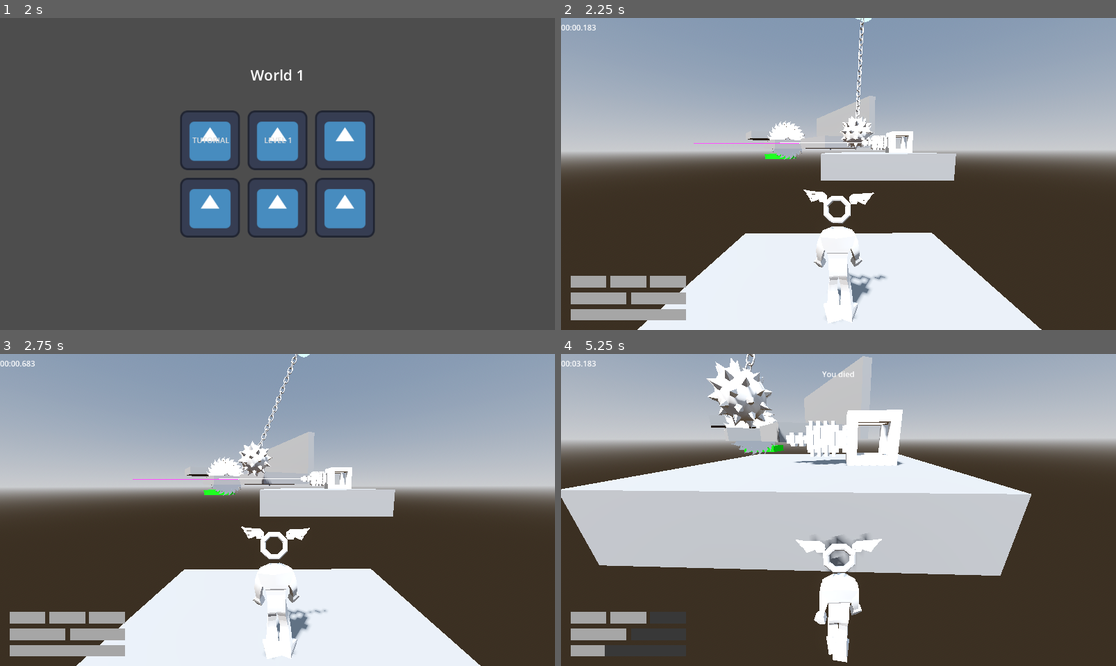
Above: before the commit, frames 1-4 (two rows, left to right).
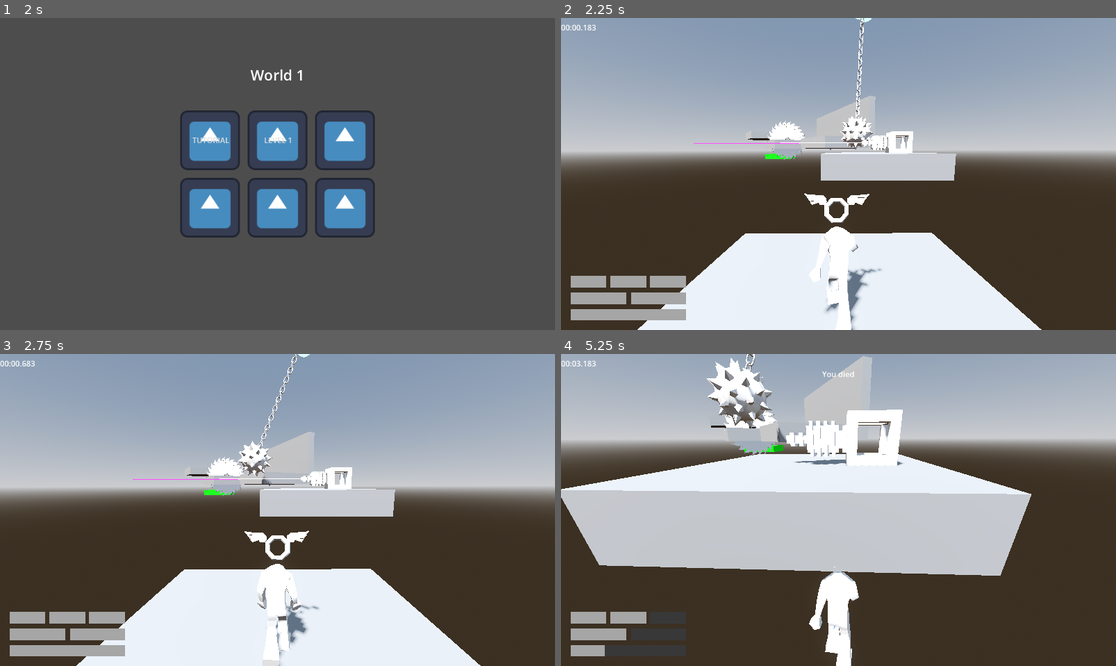
Above: after the commit, the same moments.

Repository: jpvds1/DDJD
Game: Godot game, scene res://scenes/game_controller.tscn
The game is run twice, just before and just after one commit, with the same random seed, the same clock (stepped at 60 frames per second) and the same inputs. The engine's default icon, where the game draws it, is replaced by a stand-in: a white triangle on a blue panel in a dark square.
Inputs (mouse positions are in pixels of both pictures, inside the frame that each line leads up to):
- Up to frame 1 (2 s): click "Continue as Guest" at 0.5 s; click "Play" at 1.25 s
- Up to frame 2 (2.25 s): click "LEVEL 1" at 2 s
- Up to frame 3 (2.75 s): no input
- Up to frame 4 (5.25 s): move the mouse to (866, 510) at 2.77 s; hold Shift (sprint) 2.78-3.53 s; hold W (move_forwards) from 2.78 s (still down); tap Space (jump) at 3.02, 3.05, 3.32, 3.6, 3.77, 4.07, 4.55 s; move the mouse to (810, 510) at 3.52 s; tap Shift (sprint) at 3.8, 5.1 s; move the mouse to (849, 503) at 4.27 s; tap Q (dash) at 4.35 s; move the mouse to (832, 516) at 5.02 s

Frame 1 is identical in both runs. In frame 2, 1.0% of the frame differs, in the area x 43-59%, y 55-100%; in frame 3, 1.1%; in frame 4, 1.4%, in the area x 42-58%, y 57-100%.

Commit message:
feat(player): start designing the animation tree

Diff:
--- a/platformer-game/scenes/player/capsule_character.tscn
+++ b/platformer-game/scenes/player/capsule_character.tscn
@@ -9,6 +9,35 @@
 [ext_resource type="AnimationLibrary" uid="uid://bv5rxn1v0rm0u" path="res://assets/models/player/player_jump.glb" id="5_j3xf5"]
 [ext_resource type="AnimationLibrary" uid="uid://d0pl7dnrguu8o" path="res://assets/models/player/player_walk.glb" id="6_j3xf5"]
 
+[sub_resource type="AnimationNodeBlend3" id="AnimationNodeBlend3_y10x5"]
+
+[sub_resource type="AnimationNodeAnimation" id="AnimationNodeAnimation_d66dr"]
+animation = &"player_idle/idle"
+
+[sub_resource type="AnimationNodeAnimation" id="AnimationNodeAnimation_jhmas"]
+animation = &"player_jump/jump"
+
+[sub_resource type="AnimationNodeAnimation" id="AnimationNodeAnimation_1rnx0"]
+animation = &"player_sprint/sprint"
+
+[sub_resource type="AnimationNodeAnimation" id="AnimationNodeAnimation_1bcb6"]
+animation = &"player_walk/walk"
+
+[sub_resource type="AnimationNodeBlendTree" id="AnimationNodeBlendTree_c45w8"]
+graph_offset = Vector2(102.26117, 13.093536)
+nodes/output/position = Vector2(900, 220)
+nodes/Sprint/node = SubResource("AnimationNodeAnimation_1rnx0")
+nodes/Sprint/position = Vector2(380, 400)
+nodes/Idle/node = SubResource("AnimationNodeAnimation_d66dr")
+nodes/Idle/position = Vector2(340, 60)
+nodes/Walk/node = SubResource("AnimationNodeAnimation_1bcb6")
+nodes/Walk/position = Vector2(340, 240)
+nodes/Jump/node = SubResource("AnimationNodeAnimation_jhmas")
+nodes/Jump/position = Vector2(780, 20)
+nodes/Blend3/node = SubResource("AnimationNodeBlend3_y10x5")
+nodes/Blend3/position = Vector2(640, 140)
+node_connections = [&"output", 0, &"Blend3", &"Blend3", 0, &"Idle", &"Blend3", 1, &"Walk", &"Blend3", 2, &"Sprint"]
+
 [sub_resource type="BoxShape3D" id="BoxShape3D_x7pql"]
 size = Vector3(0.81030273, 1.636039, 0.2841797)
 
@@ -88,35 +117,32 @@
 transform = Transform3D(-1, 0, -8.742278e-08, 0, 1, 0, 8.742278e-08, 0, -1, 0, 0, 0)
 
 [node name="Skeleton3D" parent="Visuals/Armature" parent_id_path=PackedInt32Array(1845075672, 1978781392) index="0" unique_id=208187525]
-bones/0/position = Vector3(-4.8823657, -6.7241945, -101.54385)
-bones/0/rotation = Quaternion(-0.8014178, -0.12561786, 0.26126096, 0.52315634)
-bones/1/rotation = Quaternion(0.1284272, -0.015258958, -0.06522431, 0.9894541)
-bones/2/rotation = Quaternion(0.2550193, -0.0011482865, -0.057375994, 0.9652315)
-bones/3/rotation = Quaternion(0.25501916, -0.0011482388, -0.057375986, 0.96523154)
-bones/4/rotation = Quaternion(0.011041882, 0.041813824, -0.060800895, 0.9972126)
-bones/5/rotation = Quaternion(0.024093008, 0.06612317, 0.02181793, 0.99728197)
-bones/7/position = Vector3(5.1110997, 10.362195, 0.088100664)
-bones/7/rotation = Quaternion(0.56279206, 0.38857195, -0.5903621, 0.42866024)
-bones/8/position = Vector3(-3.948929e-06, 12.347602, -1.1398419e-05)
-bones/8/rotation = Quaternion(-0.21670917, -0.21965134, -0.03884038, 0.9504114)
-bones/9/rotation = Quaternion(0.057014823, -0.06495908, 0.16755423, 0.9820668)
-bones/11/position = Vector3(-5.111104, 10.362401, -0.092897944)
-bones/11/rotation = Quaternion(0.47764167, -0.4331863, 0.6584142, 0.38819954)
-bones/12/rotation = Quaternion(-0.15714525, 0.23731442, 0.0680268, 0.95622164)
-bones/13/rotation = Quaternion(0.025965486, 0.014895557, -0.24886985, 0.9680743)
-bones/14/position = Vector3(1.1026859e-06, 20.167398, -4.558824e-06)
-bones/15/rotation = Quaternion(0.14395623, 0.5504247, 0.8157434, -0.104268655)
-bones/16/position = Vector3(3.9169618e-06, 31.613005, 6.142561e-07)
-bones/16/rotation = Quaternion(-0.89216626, 0.016699662, -0.045795698, 0.44906944)
-bones/17/rotation = Quaternion(0.44336766, -0.031869587, -0.08964666, 0.89127594)
-bones/18/rotation = Quaternion(0.3961574, -0.015502524, 0.007841987, 0.9180183)
-bones/20/rotation = Quaternion(-0.15787868, 0.51784456, 0.8190879, 0.18975344)
-bones/21/rotation = Quaternion(-0.88261837, -0.05672232, 0.14547038, 0.44340262)
-bones/22/rotation = Quaternion(0.1508285, 0.058808472, 0.14060715, 0.9767405)
-bones/23/rotation = Quaternion(0.36584994, 0.016108587, -0.006423761, 0.93051225)
+bones/0/position = Vector3(0.28413665, 1.043211, -72.668686)
+bones/0/rotation = Quaternion(-0.7164022, -0.0065697683, -0.005012034, 0.69763863)
+bones/1/rotation = Quaternion(0.008044599, -0.0010735022, -0.0009858861, 0.9999666)
+bones/2/rotation = Quaternion(0.008879403, -0.021636622, 0.0010653721, 0.999726)
+bones/3/rotation = Quaternion(0.008826754, -0.021608707, 0.0014434119, 0.9997266)
+bones/4/rotation = Quaternion(-0.023688922, 0.0073856916, -0.01263438, 0.9996123)
+bones/5/rotation = Quaternion(0.048196916, -0.014846555, 0.03154651, 0.99822915)
+bones/7/rotation = Quaternion(0.545025, 0.4271425, -0.6112303, 0.38326815)
+bones/8/position = Vector3(5.8269643e-07, 12.347598, 5.5259097e-06)
+bones/8/rotation = Quaternion(0.42102507, 0.18949248, 0.14562418, 0.8749995)
+bones/9/rotation = Quaternion(-0.01782802, -7.3618256e-05, 0.2522427, 0.9674998)
+bones/11/rotation = Quaternion(0.5736821, -0.42480552, 0.55391544, 0.42849362)
+bones/12/rotation = Quaternion(0.45227867, -0.13534349, -0.1614457, 0.866638)
+bones/13/rotation = Quaternion(0.009912263, -1.482689e-05, -0.23405032, 0.97217405)
+bones/14/position = Vector3(-8.046627e-07, 20.167395, -2.1746382e-06)
+bones/15/rotation = Quaternion(0.039682675, 0.059003234, 0.9971156, -0.02654263)
+bones/16/rotation = Quaternion(-0.2092277, -0.07758976, -0.0007306187, 0.9747836)
+bones/17/rotation = Quaternion(0.5032476, -0.008436597, 0.00093430886, 0.8641006)
+bones/18/rotation = Quaternion(0.38848367, -0.01593852, 0.006762011, 0.921293)
+bones/20/rotation = Quaternion(-0.12320265, 0.060724493, 0.9888228, 0.057991818)
+bones/21/rotation = Quaternion(-0.17207843, 0.0320105, 0.009213135, 0.98451996)
+bones/22/rotation = Quaternion(0.45495754, 0.031836696, 0.019202895, 0.8897367)
+bones/23/rotation = Quaternion(0.38876563, 0.015793823, -0.006665527, 0.92117727)
 
 [node name="BoneAttachment3D" type="BoneAttachment3D" parent="Visuals/Armature/Skeleton3D" index="6" unique_id=1249076375]
-transform = Transform3D(0.94926137, -0.3076223, -0.06535505, 0.29664993, 0.80687547, 0.5108336, -0.104410455, -0.50430226, 0.8571918, -16.134304, 6.1472554, -141.00633)
+transform = Transform3D(0.9939466, -0.03087637, -0.10543724, 0.10737405, 0.06979523, 0.99176586, -0.023263112, -0.9970834, 0.07268801, 1.1771309, 1.0310693, -122.52934)
 bone_name = "mixamorig_Head"
 bone_idx = 5
 
@@ -129,6 +155,11 @@
 libraries/player_sprint = ExtResource("5_grw1r")
 libraries/player_walk = ExtResource("6_j3xf5")
 
+[node name="AnimationTree" type="AnimationTree" parent="Visuals" unique_id=851465398]
+tree_root = SubResource("AnimationNodeBlendTree_c45w8")
+anim_player = NodePath("../AnimationPlayer")
+parameters/Blend3/blend_amount = 0.6699999999999999
+
 [node name="Hitbox" type="CollisionShape3D" parent="." unique_id=1754709375]
 transform = Transform3D(1, 0, 0, 0, 1, 0, 0, 0, 1, 0, 0.8235597, -0.045057356)
 shape = SubResource("BoxShape3D_x7pql")
